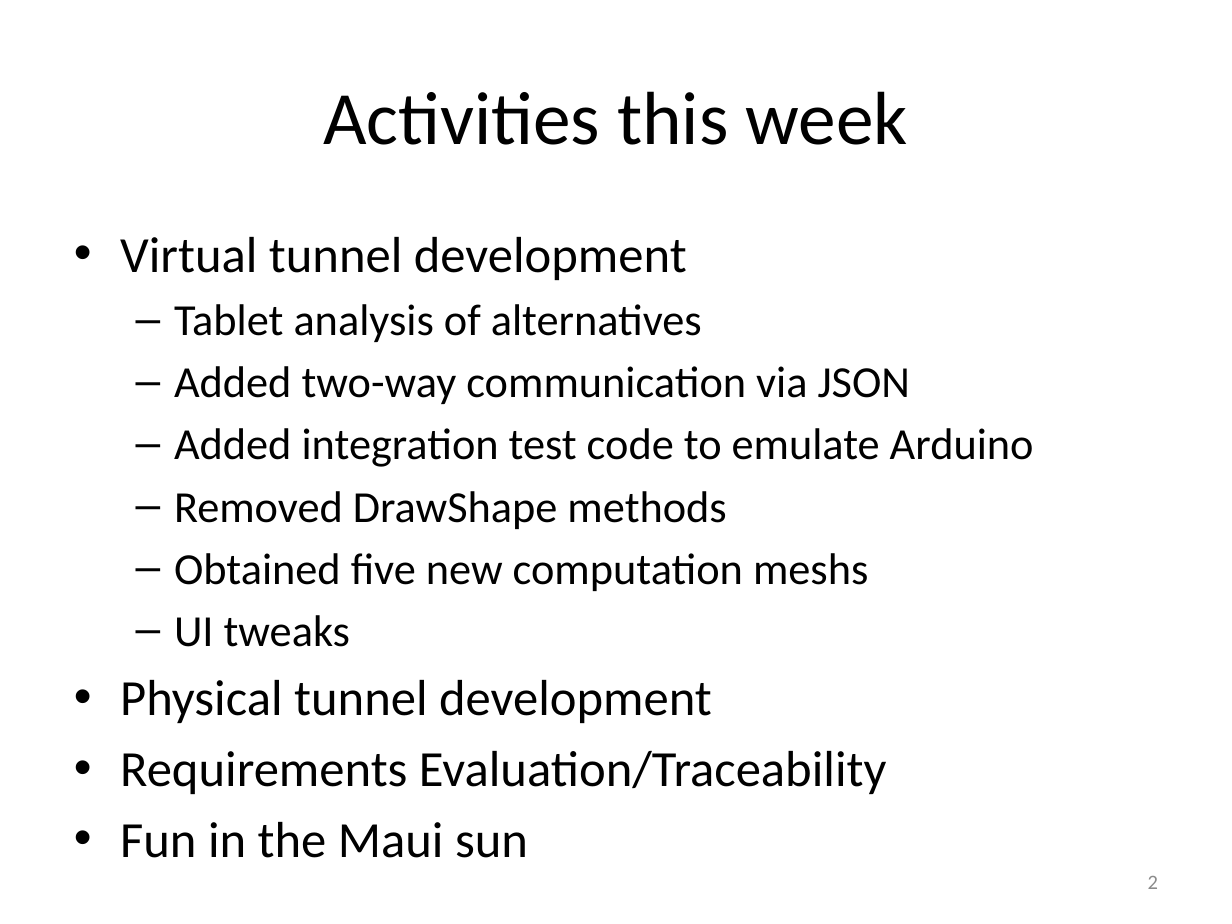
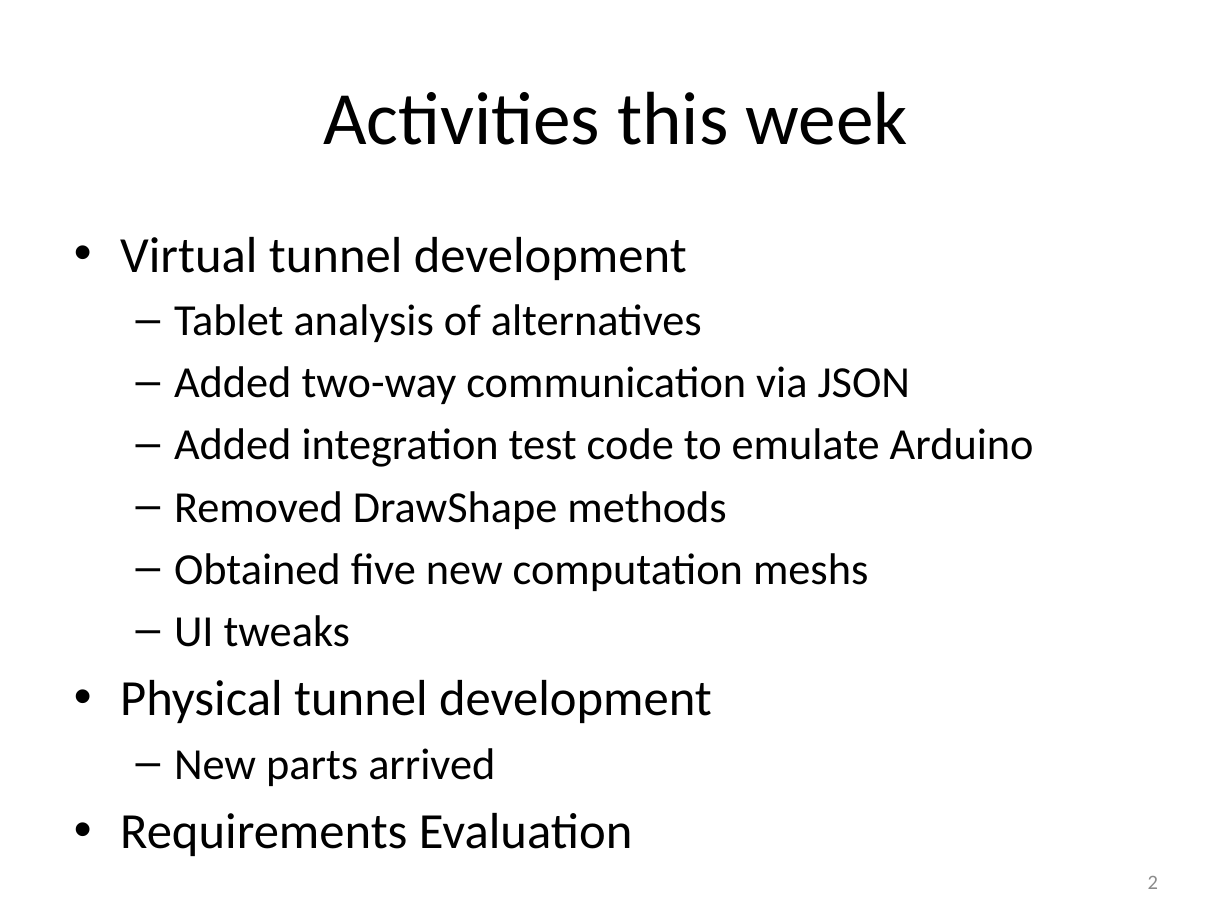
Before and after one commit to mplynch/tunnelk, a slide deck: slide 2 of doc/tunnelk Status - 2012-04-12.pptx. Drawn at 1232x924 pixels with LibreOffice and Linux fonts; fonts in the diff are those of the drawing. Boxes give left, top, right and bottom in pixels: in the first picture for what was removed or moved away, otherwise in the second. Text is boxed around its words. In the diff, an @@ line names an element or a change of style, - is before the commit and + after.

```diff
--- a/doc/tunnelk Status - 2012-04-12.pptx
+++ b/doc/tunnelk Status - 2012-04-12.pptx
@@ text at (174,748,632,849): text changed @@
-• Requirements Evaluation/Traceability
-• Fun in the Maui sun
+  – New parts arrived
+• Requirements Evaluation
```
Also in this commit, not shown: 4 other slides changed, 2 slides added, 1 slide removed, 1 other file.
